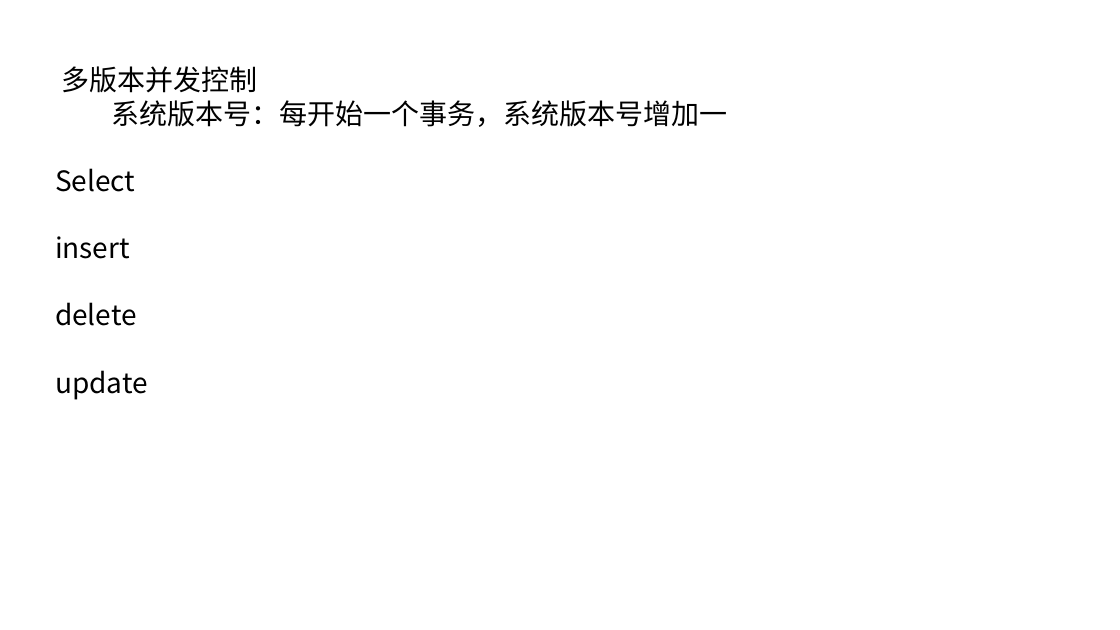
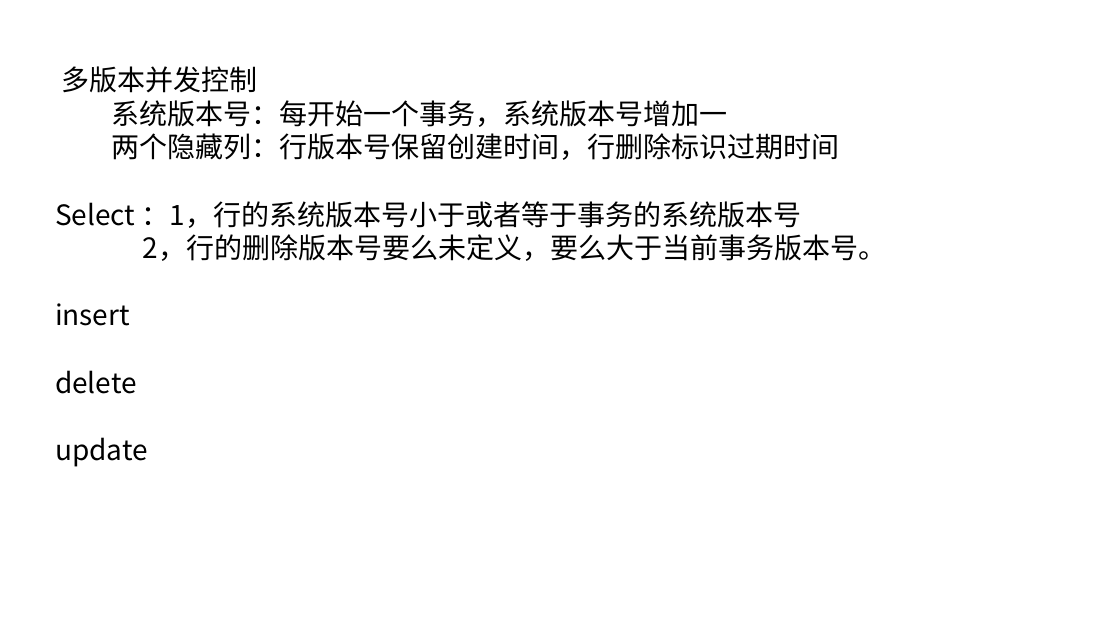
Before and after one commit to ronghuaihai/sharefiles, a slide deck: slide 9 of 数据库演示.pptx (slide 8 before the commit). Drawn at 1120x630 pixels with LibreOffice and Linux fonts; fonts in the diff are those of the drawing; background and template pictures are left out. Boxes give left, top, right and bottom in pixels: in the first picture for what was removed or moved away, otherwise in the second. Text is boxed around its words. In the diff, an @@ line names an element or a change of style, - is before the commit and + after.

```diff
--- a/数据库演示.pptx
+++ b/数据库演示.pptx
@@ text at bbox=[55, 133, 887, 261]: text changed @@
-Select
+两个隐藏列：行版本号保留创建时间，行删除标识过期时间
+Select ：1，行的系统版本号小于或者等于事务的系统版本号
+2，行的删除版本号要么未定义，要么大于当前事务版本号。
```
Also in this commit, not shown: 11 other slides changed, 6 slides added, 3 slides removed, 2 other files.
